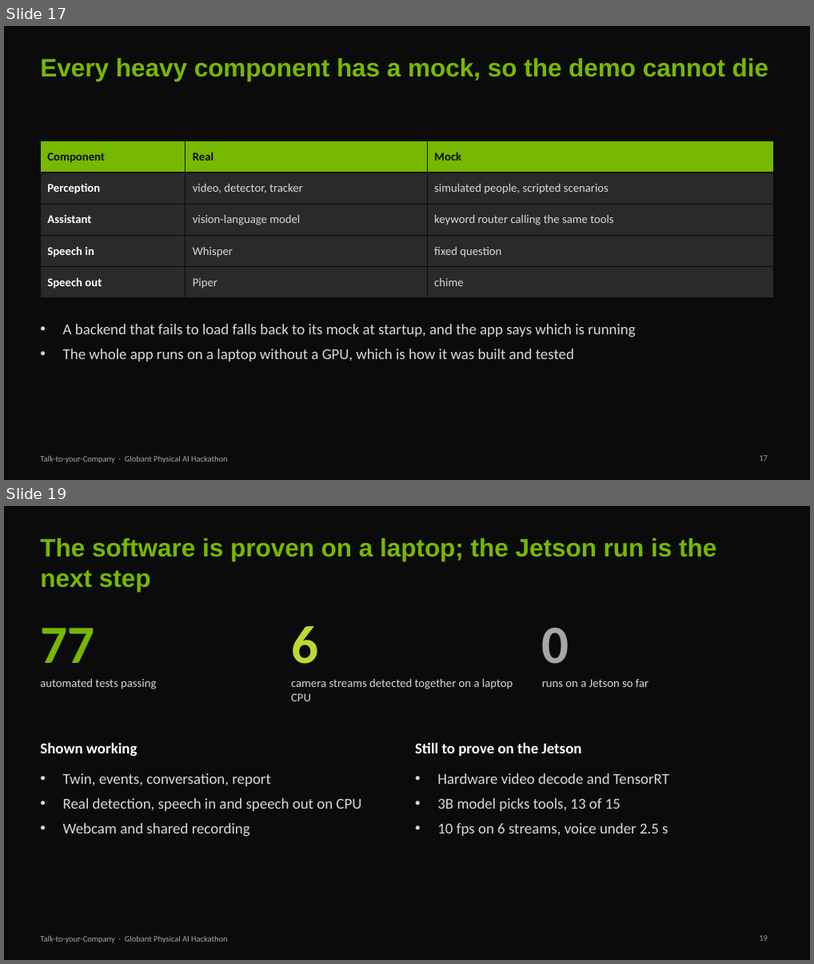
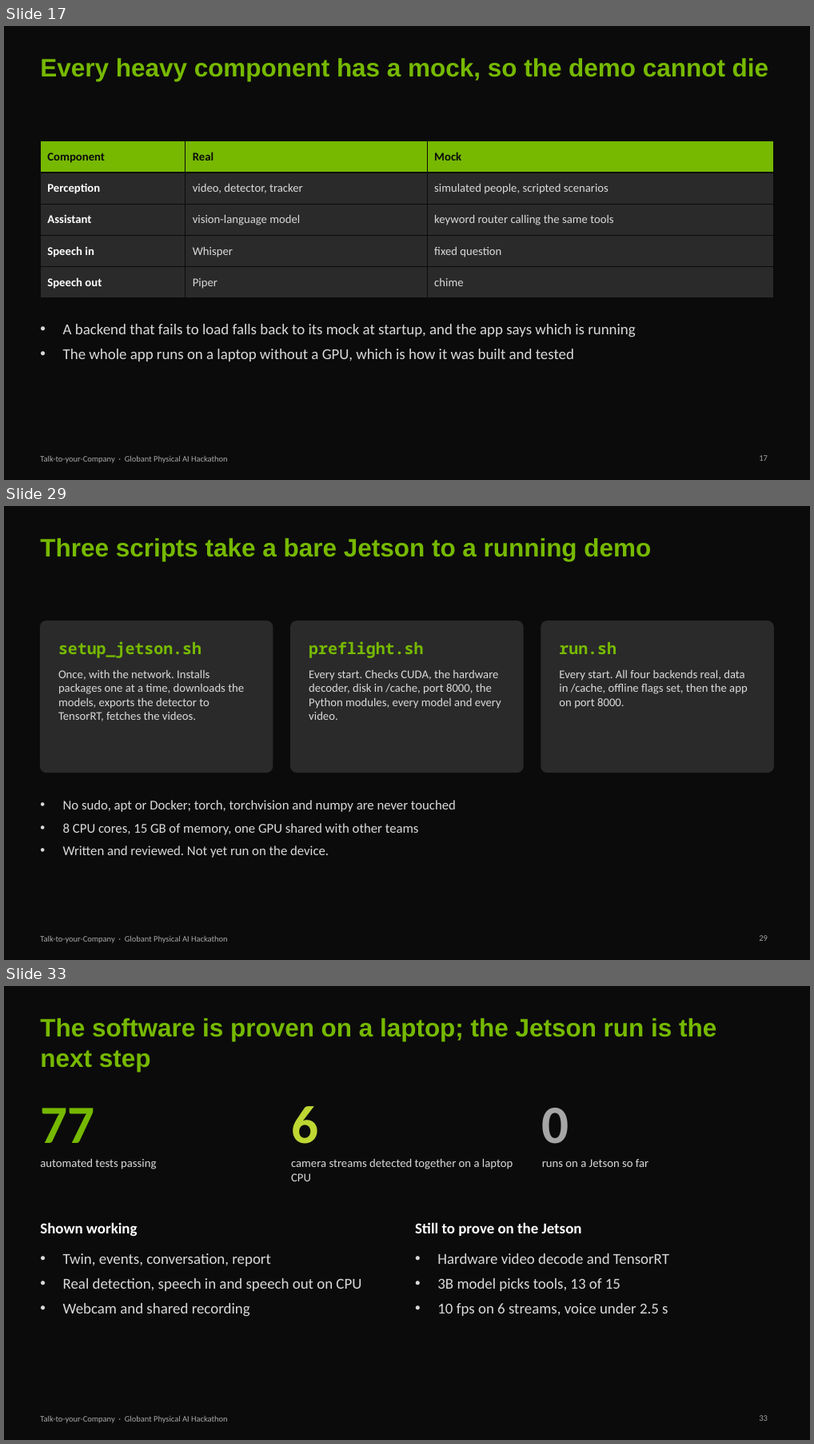
Before and after one commit to Yash-Kavaiya/talk-to-your-company, a slide deck: presentation/talk-to-your-company.pptx. Shown one above the other, each under a label of ours: slides 17 and 19 before the commit, slides 17, 29 and 33 after it; the slides between them are not shown. The pictures are 814x964 and 814x1444 pixels, drawn with LibreOffice and Linux fonts; fonts in the diff are those of the drawing. Boxes give left, top, right and bottom in pixels: in the first picture for what was removed or moved away, otherwise in the second. Text is boxed around its words. In the diff, an @@ line names an element or a change of style, - is before the commit and + after.

```diff
--- a/presentation/talk-to-your-company.pptx
+++ b/presentation/talk-to-your-company.pptx
@@ slide 29 added at [4, 506, 810, 960], background #0B0B0B; not listed: 1 template element that a slide beside it also shows @@
@@ title added at [40, 538, 651, 561], 30 pt, text #76B900, bold @@
+Three scripts take a bare Jetson to a running demo
@@ rounded rectangle added at [40, 621, 273, 772], fill #2A2A2A, outline #2A2A2A 1 pt @@
@@ rounded rectangle added at [290, 621, 523, 772], fill #2A2A2A, outline #2A2A2A 1 pt @@
@@ rounded rectangle added at [542, 621, 774, 772], fill #2A2A2A, outline #2A2A2A 1 pt @@
@@ text added at [58, 641, 202, 658], 19 pt, text #76B900, bold @@
+setup_jetson.sh
@@ text added at [309, 641, 423, 658], 19 pt, text #76B900, bold @@
+preflight.sh
@@ text added at [559, 642, 617, 654], 19 pt, text #76B900, bold @@
+run.sh
@@ text added at [58, 670, 244, 721], 14 pt, text #D9D9D9 @@
+Once, with the network. Installs packages one at a time, downloads the models, exports the detector to TensorRT, fetches the videos.
@@ text added at [309, 670, 502, 720], 14 pt, text #D9D9D9 @@
+Every start. Checks CUDA, the hardware decoder, disk in /cache, port 8000, the Python modules, every model and every video.
@@ text added at [559, 670, 747, 708], 14 pt, text #D9D9D9 @@
+Every start. All four backends real, data in /cache, offline flags set, then the app on port 8000.
@@ text added at [63, 800, 456, 857], 16 pt, text #D9D9D9 @@
+• No sudo, apt or Docker; torch, torchvision and numpy are never touched
+• 8 CPU cores, 15 GB of memory, one GPU shared with other teams
+• Written and reviewed. Not yet run on the device.
@@ page number added at [759, 935, 768, 940], 10 pt, text #A6A6A6 @@
+29
@@ what was slide 19 is now slide 33 @@
```
Also in this commit, not shown: 1 slide changed, 13 other slides added, 7 other files.
